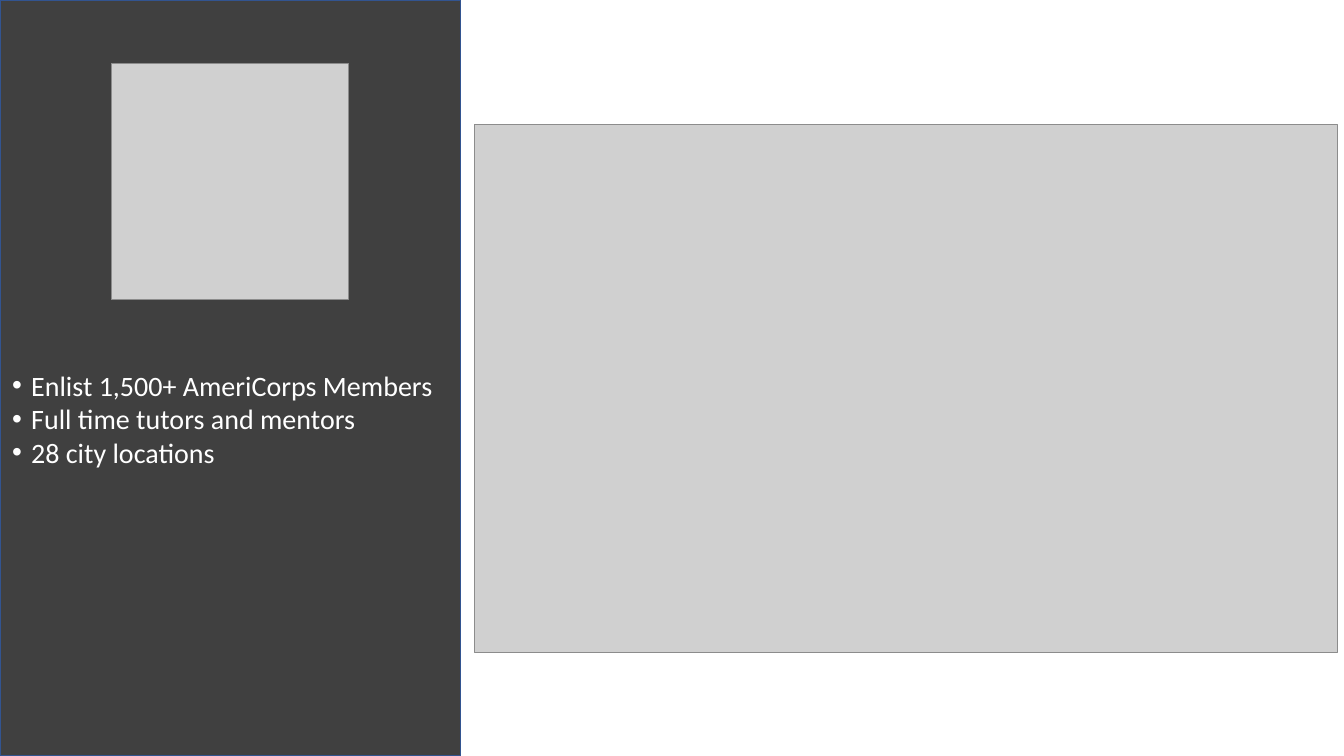
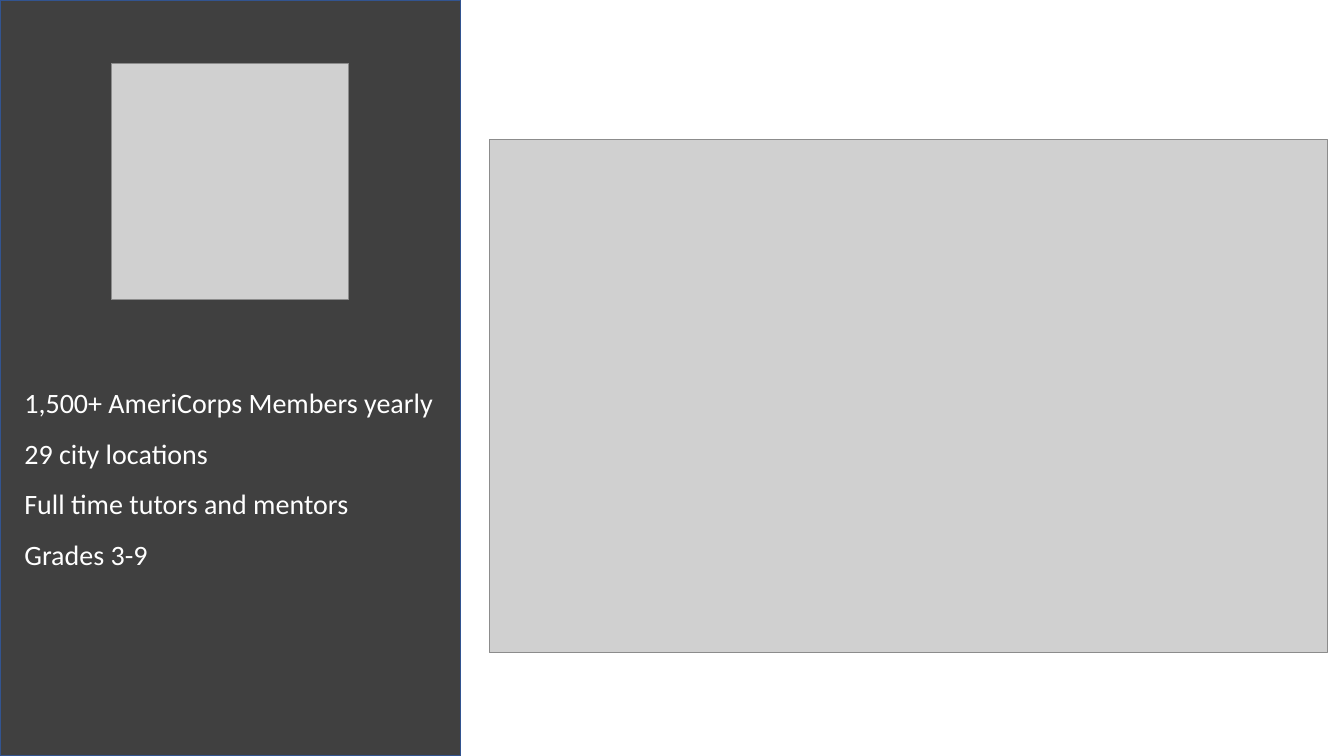
Before and after one commit to chrisluedtke/talks, a slide deck: slide 2 of 2018-06-14-ChiPy/Presentation.pptx. Drawn at 1344x756 pixels with LibreOffice and Linux fonts; fonts in the diff are those of the drawing; grey boxes stand for pictures. Boxes give left, top, right and bottom in pixels: in the first picture for what was removed or moved away, otherwise in the second. Text is boxed around its words. In the diff, an @@ line names an element or a change of style, - is before the commit and + after.

```diff
--- a/2018-06-14-ChiPy/Presentation.pptx
+++ b/2018-06-14-ChiPy/Presentation.pptx
@@ picture: place and size @@
-picture at (475,124,1338,652)
+picture at (489,139,1327,652)
@@ text "1,500+ AmeriCorps Members yearly": place and size @@
-text "1,500+ AmeriCorps Members yearly" at (31,376,432,468)
+text "1,500+ AmeriCorps Members yearly" at (24,393,433,565)
@@ text at (24,393,433,469): text changed @@
-• Enlist 1,500+ AmeriCorps Members
+1,500+ AmeriCorps Members yearly
+29 city locations
@@ text at (24,494,348,514): bullet • to none; line spacing 1 to 1.5 @@
@@ text at (24,545,148,565): text changed @@
-• 28 city locations
+Grades 3-9
```
Also in this commit, not shown: 1 other slide changed, 6 slides added, 1 other file.
